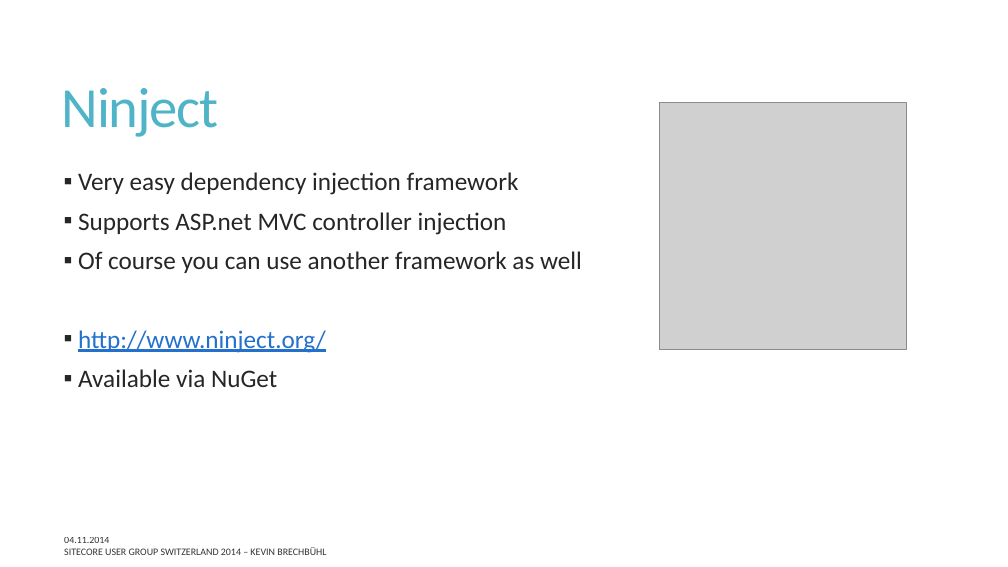
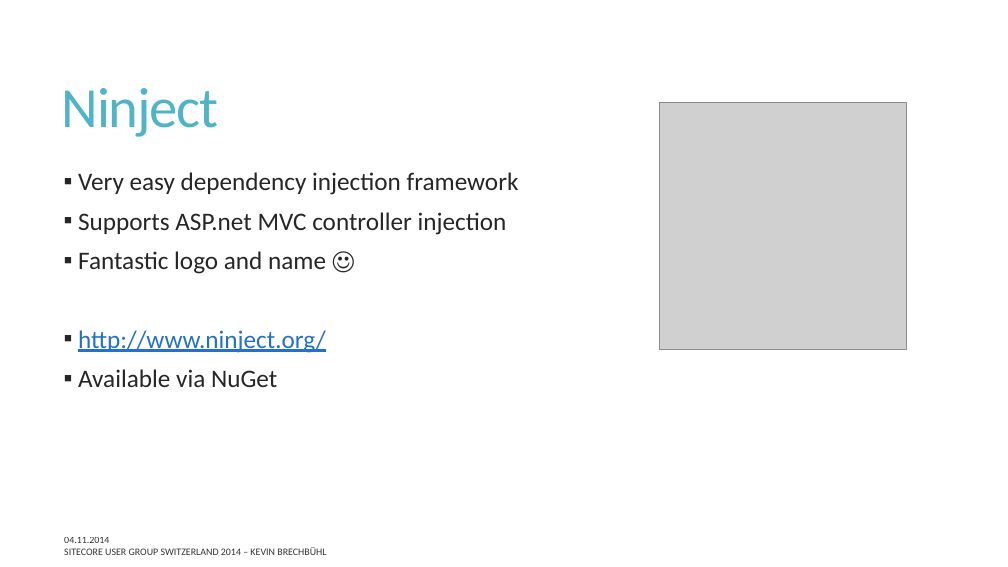
Before and after one commit to SUGCH/ThreeLayeredArchitectureWithSitecore, a slide deck: slide 10 of doc/ThreeLayeredArchitectureWithSitecore.pptx (slide 11 before the commit). Drawn at 1008x567 pixels with LibreOffice and Linux fonts; fonts in the diff are those of the drawing; grey boxes stand for pictures. Boxes give left, top, right and bottom in pixels: in the first picture for what was removed or moved away, otherwise in the second. Text is boxed around its words. In the diff, an @@ line names an element or a change of style, - is before the commit and + after.

```diff
--- a/doc/ThreeLayeredArchitectureWithSitecore.pptx
+++ b/doc/ThreeLayeredArchitectureWithSitecore.pptx
@@ text at box(78, 251, 326, 274): text changed @@
-▪ Of course you can use another framework as well
+▪ Fantastic logo and name ☺
```
Also in this commit, not shown: 8 other slides changed.
